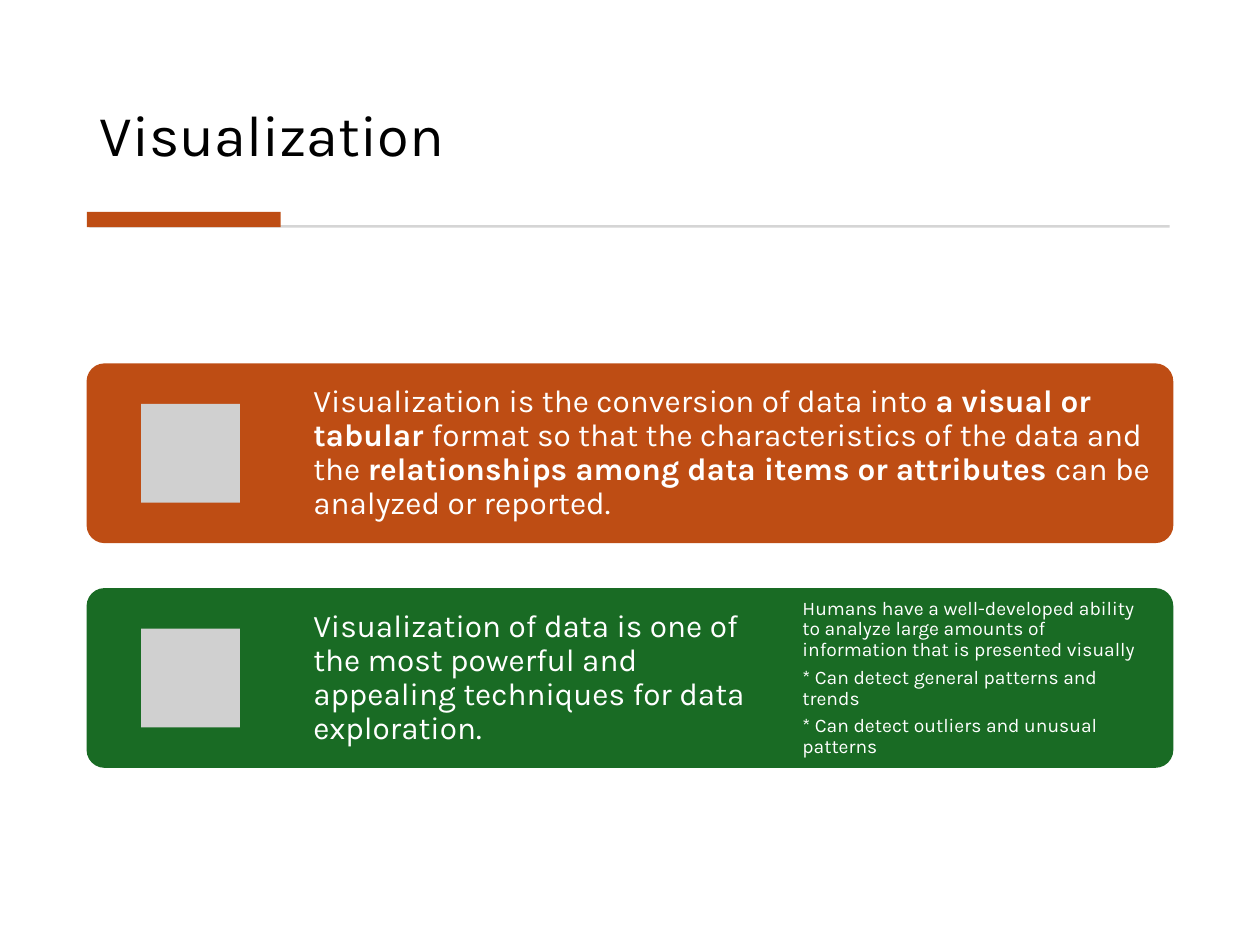
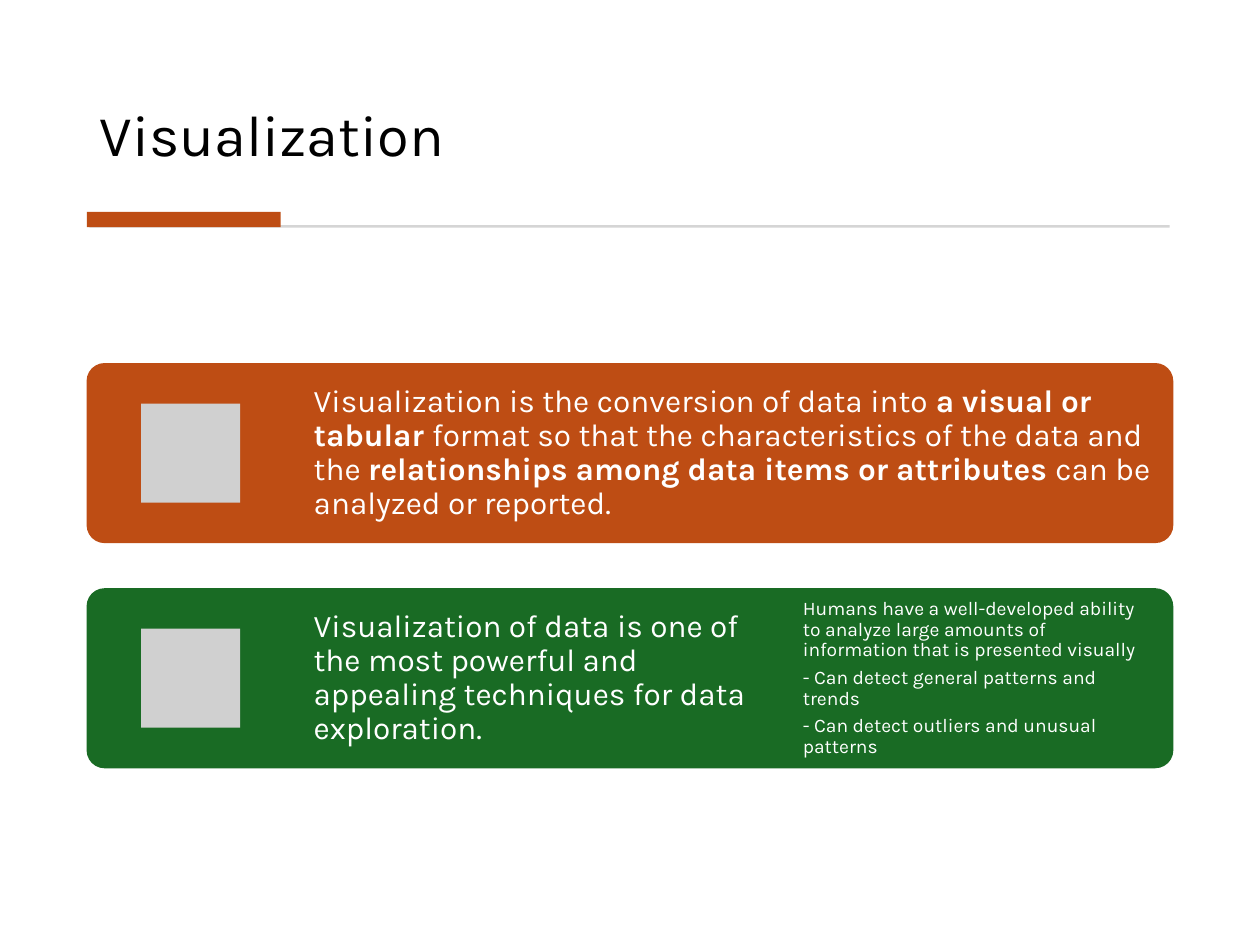
Before and after one commit to mhahsler/Introduction_to_Data_Mining_R_Examples, a slide deck: slide 17 of slides/chap2_exploration.pptx. Drawn at 1260x945 pixels with LibreOffice and Linux fonts; fonts in the diff are those of the drawing; grey boxes stand for pictures. Boxes give left, top, right and bottom in pixels: in the first picture for what was removed or moved away, otherwise in the second. Text is boxed around its words. In the diff, an @@ line names an element or a change of style, - is before the commit and + after.

```diff
--- a/slides/chap2_exploration.pptx
+++ b/slides/chap2_exploration.pptx
@@ text at (x1=803, y1=671, x2=1096, y2=758): text changed @@
-* Can detect general patterns and trends
-* Can detect outliers and unusual patterns
+- Can detect general patterns and trends
+- Can detect outliers and unusual patterns
```
Also in this commit, not shown: 2 other slides changed, 1 other file.
